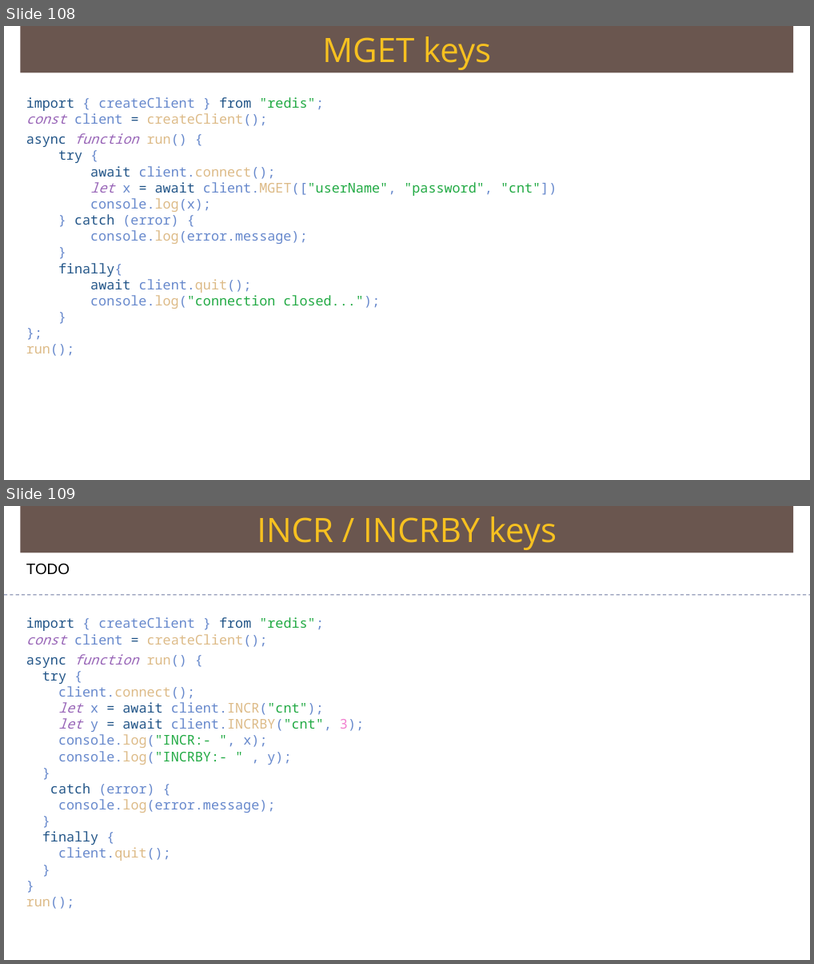
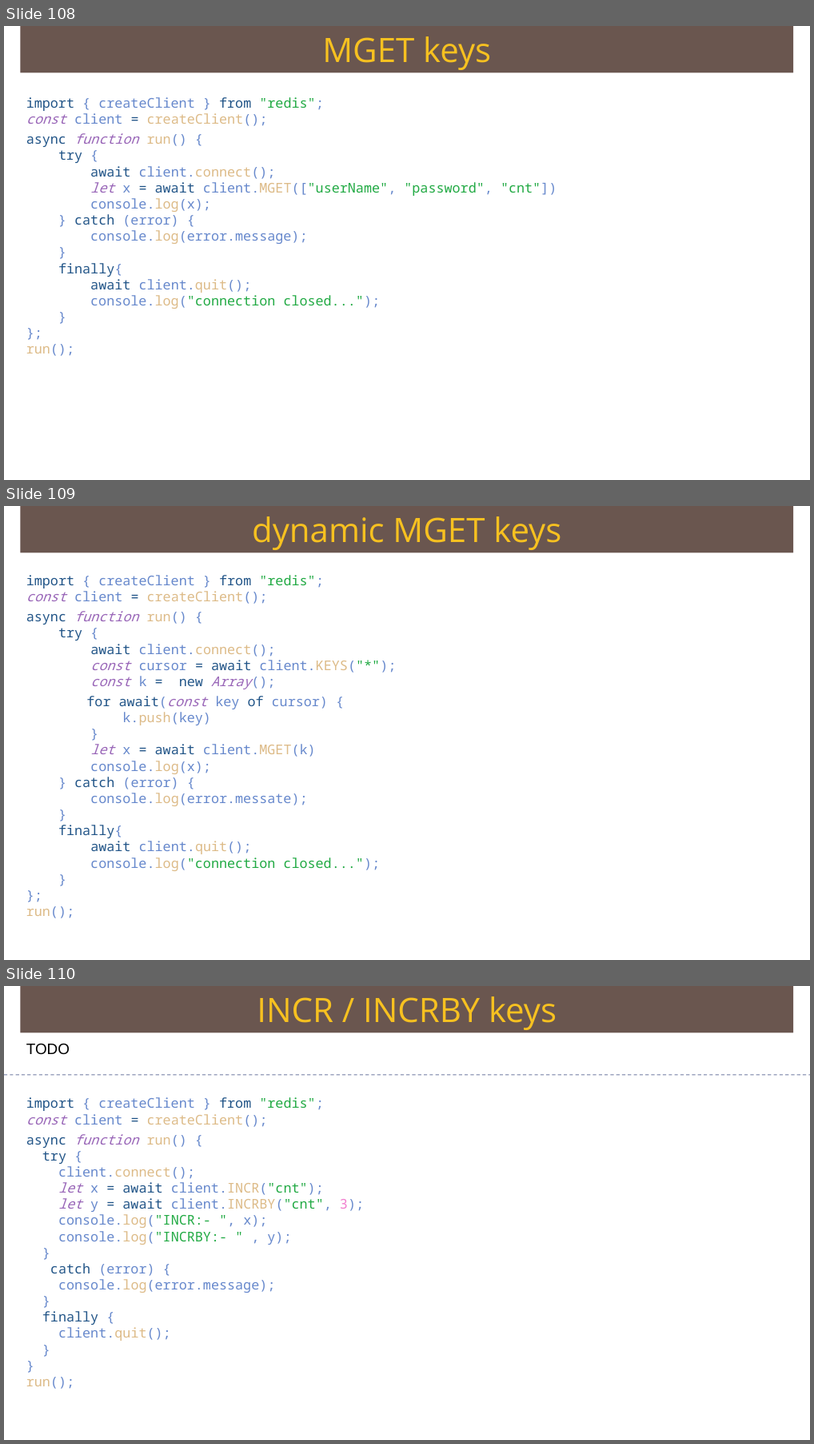
Before and after one commit to Saleel-Bagde/PPT-s, a slide deck: redis Ver2.pptx. Shown one above the other, each under a label of ours: slides 108 and 109 before the commit, slides 108, 109 and 110 after it. The pictures are 814x964 and 814x1444 pixels, drawn with LibreOffice and Linux fonts; fonts in the diff are those of the drawing. Boxes give left, top, right and bottom in pixels: in the first picture for what was removed or moved away, otherwise in the second. Text is boxed around its words. In the diff, an @@ line names an element or a change of style, - is before the commit and + after.

```diff
--- a/redis Ver2.pptx
+++ b/redis Ver2.pptx
@@ slide 109 added at <box>4,506,810,960</box>, background #FFFFFF @@
@@ rectangle added at <box>20,506,794,552</box>, fill #6A5650, 40 pt, text #F7C120 @@
+dynamic MGET keys
@@ text added at <box>26,575,396,918</box>, 16 pt, text #6688CC @@
+import { createClient } from "redis";
+const client = createClient();
+async function run() {
+try {
+await client.connect();
+const cursor = await client.KEYS("*");
+const k = new Array();
+for await(const key of cursor) {
+k.push(key)
+}
+let x = await client.MGET(k)
+console.log(x);
+} catch (error) {
+console.log(error.messate);
+}
+finally{
+await client.quit();
+console.log("connection closed...");
+}
+};
+run();
@@ what was slide 109 is now slide 110 @@
```
